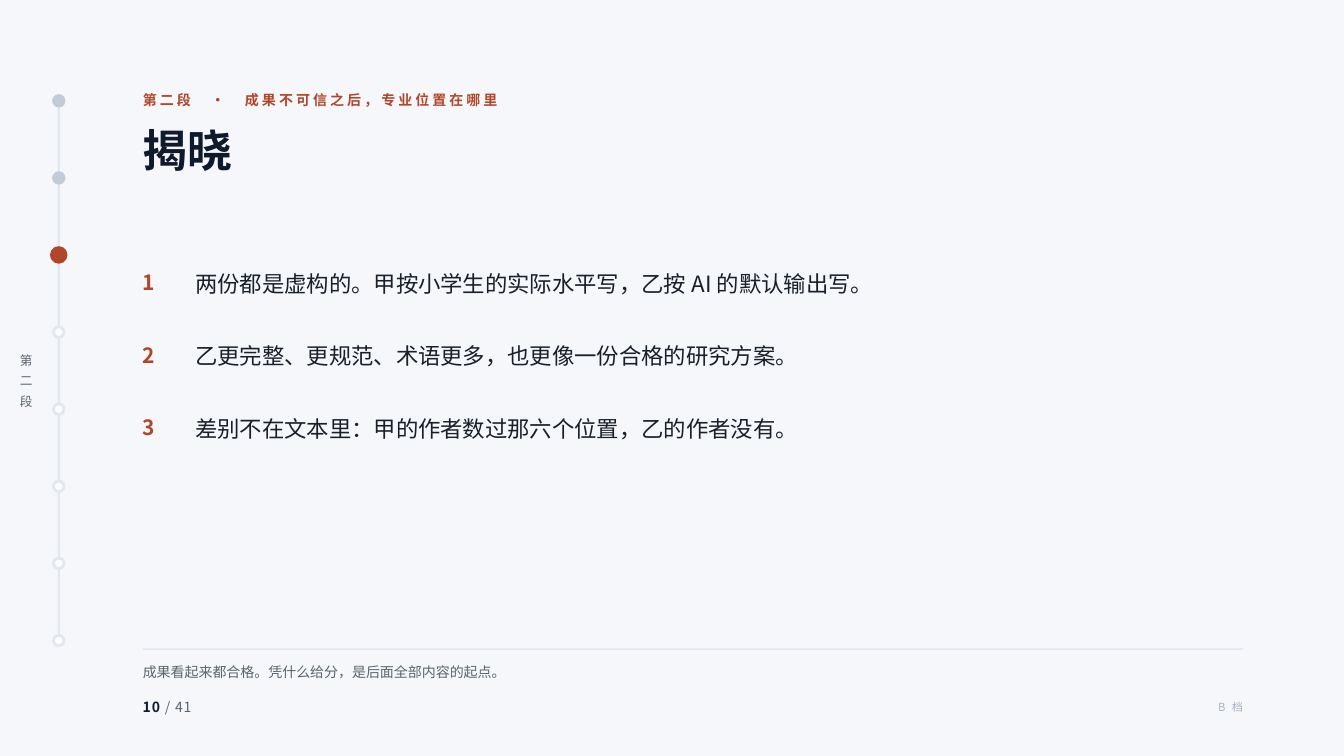
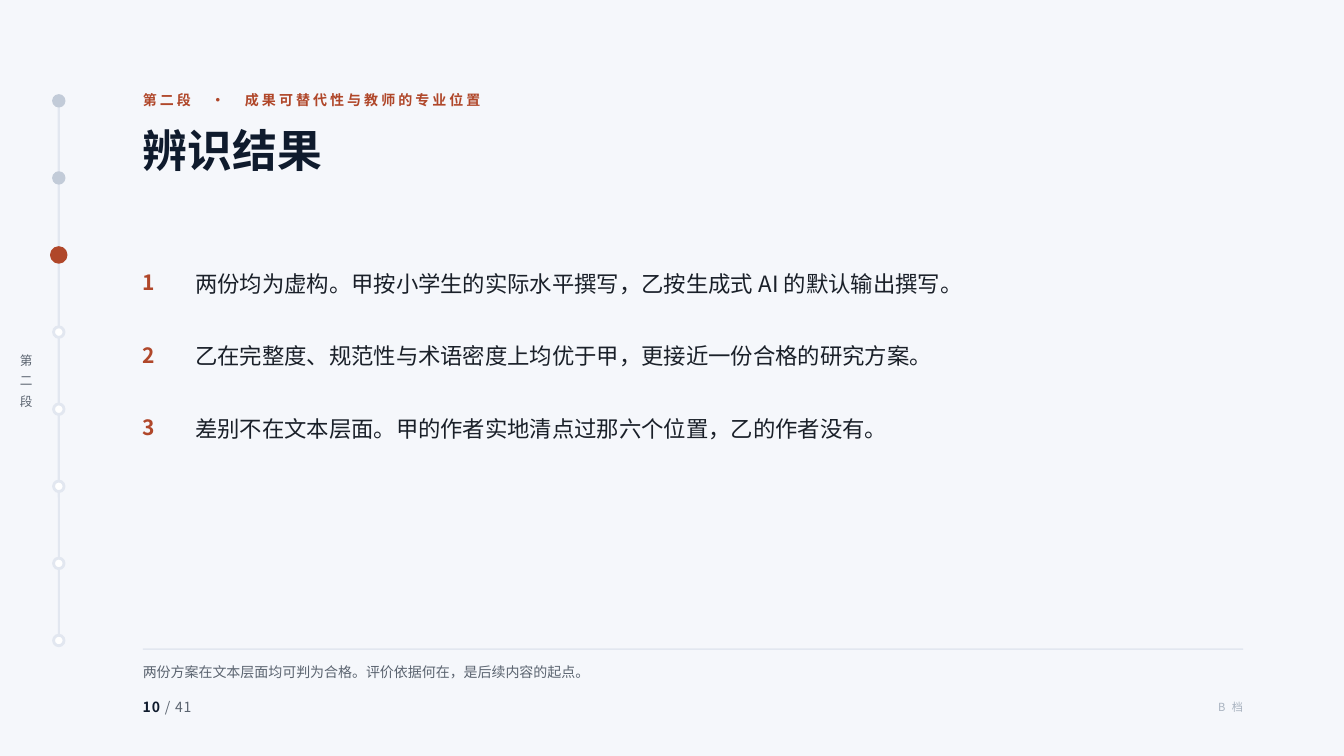
Before and after one commit to tonyxinvip/slides, a slide deck: slide 10 of comprehensive-practice-ai/做中学与综合实践活动.pptx. Drawn at 1344x756 pixels with LibreOffice and Linux fonts; fonts in the diff are those of the drawing. Boxes give left, top, right and bottom in pixels: in the first picture for what was removed or moved away, otherwise in the second. Text is boxed around its words. In the diff, an @@ line names an element or a change of style, - is before the commit and + after.

```diff
--- a/comprehensive-practice-ai/做中学与综合实践活动.pptx
+++ b/comprehensive-practice-ai/做中学与综合实践活动.pptx
@@ text at [143, 93, 480, 107]: text changed @@
-第二段 · 成果不可信之后，专业位置在哪里
+第二段 · 成果可替代性与教师的专业位置
@@ text at [143, 129, 322, 171]: text changed @@
-揭晓
+辨识结果
@@ text at [195, 273, 963, 294]: text changed @@
-两份都是虚构的。甲按小学生的实际水平写，乙按 AI 的默认输出写。
+两份均为虚构。甲按小学生的实际水平撰写，乙按生成式 AI 的默认输出撰写。
@@ text at [195, 345, 931, 366]: text changed @@
-乙更完整、更规范、术语更多，也更像一份合格的研究方案。
+乙在完整度、规范性与术语密度上均优于甲，更接近一份合格的研究方案。
@@ text at [195, 418, 887, 439]: text changed @@
-差别不在文本里：甲的作者数过那六个位置，乙的作者没有。
+差别不在文本层面。甲的作者实地清点过那六个位置，乙的作者没有。
@@ text at [143, 665, 590, 678]: text changed @@
-成果看起来都合格。凭什么给分，是后面全部内容的起点。
+两份方案在文本层面均可判为合格。评价依据何在，是后续内容的起点。
```
Also in this commit, not shown: 38 other slides changed, 10 other files.
